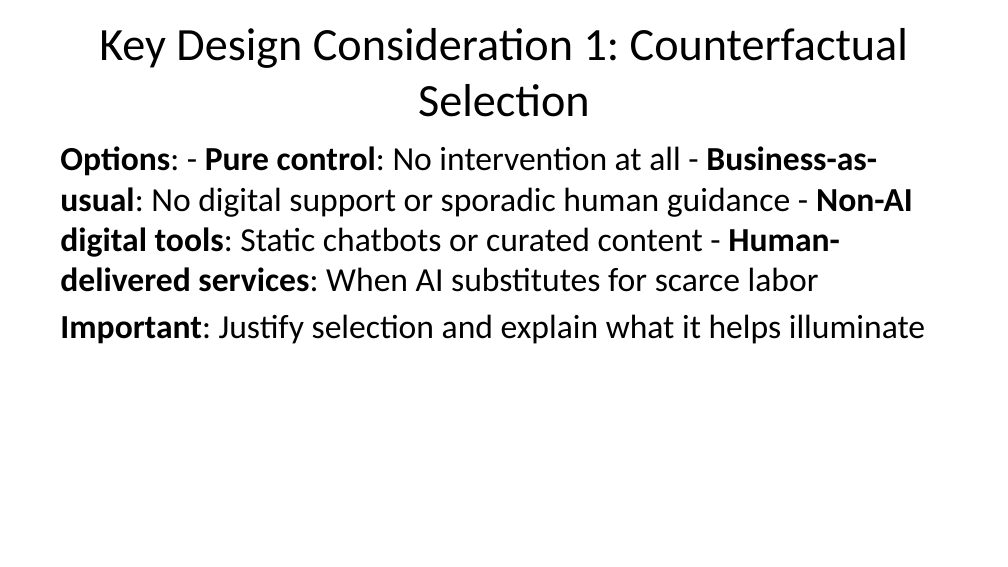
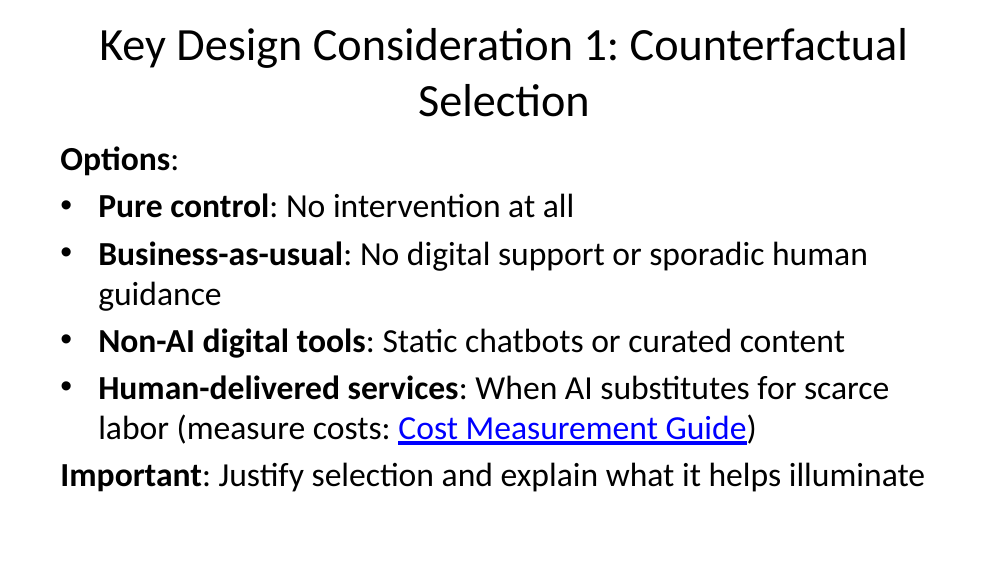
Before and after one commit to littlehifive/taf-ai-eval-pre, a slide deck: slide 63 of presentation/ai_eval_presentation.pptx (slide 60 before the commit). Drawn at 1008x567 pixels with LibreOffice and Linux fonts; fonts in the diff are those of the drawing. Boxes give left, top, right and bottom in pixels: in the first picture for what was removed or moved away, otherwise in the second. Text is boxed around its words. In the diff, an @@ line names an element or a change of style, - is before the commit and + after.

```diff
--- a/presentation/ai_eval_presentation.pptx
+++ b/presentation/ai_eval_presentation.pptx
@@ text at [60, 146, 889, 445]: text changed @@
-Options: - Pure control: No intervention at all - Business-as-usual: No digital support or sporadic human guidance - Non-AI digital tools: Static chatbots or curated content - Human-delivered services: When AI substitutes for scarce labor
+Options:
+• Pure control: No intervention at all
+• Business-as-usual: No digital support or sporadic human guidance
+• Non-AI digital tools: Static chatbots or curated content
+• Human-delivered services: When AI substitutes for scarce labor (measure costs: Cost Measurement Guide)
```
Also in this commit, not shown: 23 other slides changed, 4 slides added, 1 slide removed, 6 other files.
